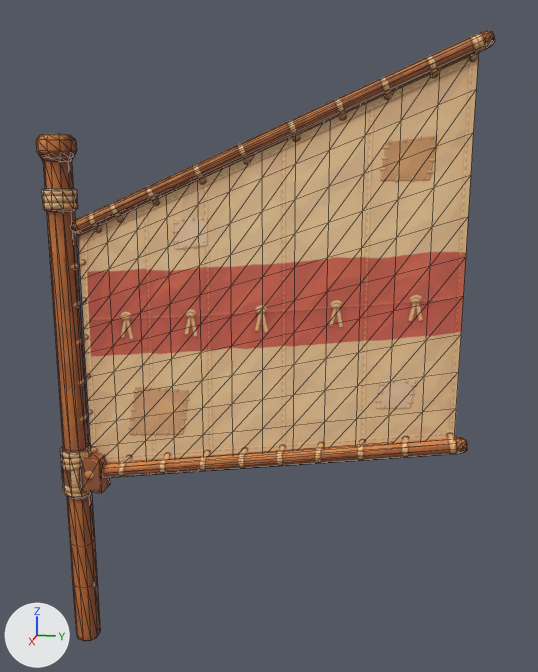
An edit to the glTF model public/models/boats/sail-rig.glb, drawn before and after from the same camera.
One viewpoint serves both versions: a 50 mm camera at (3.81, 1.92, 2.94) aimed at (-0.06, 1.15, 1.97). Every picture has the same lights, and +X, +Y and +Z are marked at lower left. The first picture is the older version. Mesh edges are drawn as thin lines. Vertices at exactly the same position are counted once.

Script lines for the objects in view, before the commit:
```python
me_sail_rig = bpy.data.meshes.new('sail-rig')
me_sail_rig.from_pydata(...)  # 457 vertices, 852 faces; spans x -0.1..0.1, y -0.1..2.22, z 0.0..3.49
me_sail_rig.materials.append(mat_sail_rig_mat)  # picture img_sail_rig
ob_sail_rig = bpy.data.objects.new('sail-rig', me_sail_rig)
ob_sail_rig.location = (0.0, 0.0, 0.0)
```
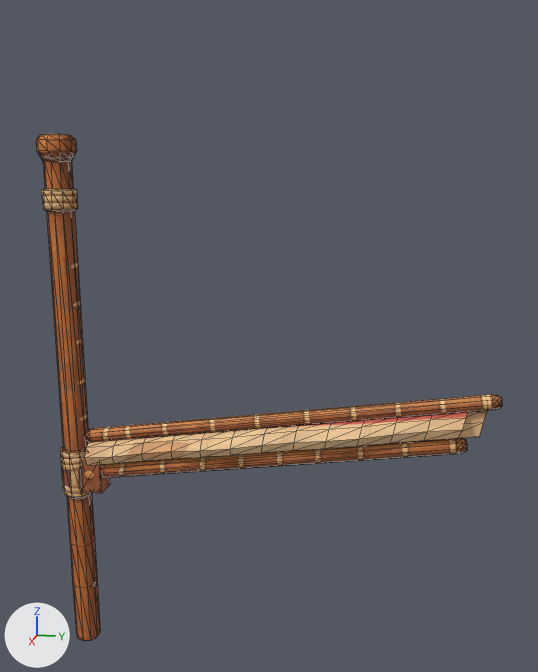
The newer file adds a shape key; the second version is drawn at full value of the shape key 'furl' of 'sail-rig', and the change is written as the vertex moves it makes.

What the commit changed:
me_sail_rig is used by ob_sail_rig; location (0.0, 0.0, 0.0).
me_sail_rig had 457 vertices, 852 faces and spanned x -0.1..0.1, y -0.1..2.22, z 0.0..3.49.
me_sail_rig now has 457 vertices, 852 faces and spans x -0.11..0.11, y -0.1..2.38, z 0.0..3.04.
me_sail_rig part 1: the loose piece of 62 vertices spanning x -0.04..0.04, y 0.06..2.22, z 2.51..3.49 is turned -14.4 degrees about the x axis through its middle, then moved by (0.0, 0.08, -1.48).
me_sail_rig part 2: 143 of 457 vertices moved; they spanned x 0.0, y 0.09..2.15, z 1.13..3.43 and now span x -0.11..0.11, y 0.09..2.31, z 1.16..1.66; mean shift (0.0, 0.04, -0.74); largest move (0.0, 2.15, 3.43) -> (0.0, 2.31, 1.66).

Location of each change, (x1, y1, x2, y2) in pixels of the pictures (538 x 672 px; the box of a moved part takes in the faces that stretch with it):
'sail-rig', reshaped (17% shorter)
    before: (36, 30, 495, 641)
    after: (36, 134, 502, 641)
part 1 of me_sail_rig, moved or reshaped
    before: (71, 30, 495, 234)
    after: (85, 395, 502, 442)
part 2 of me_sail_rig, moved or reshaped
    before: (78, 52, 479, 463)
    after: (85, 411, 487, 465)
